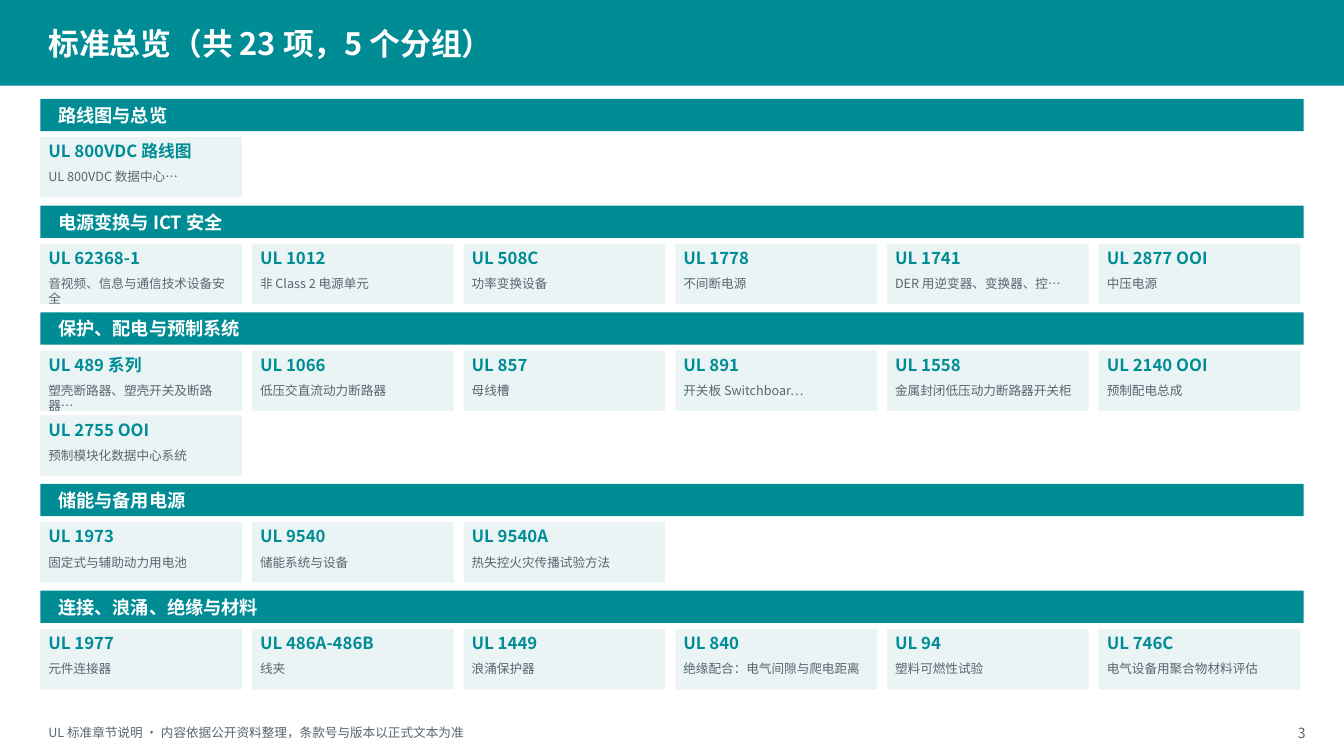
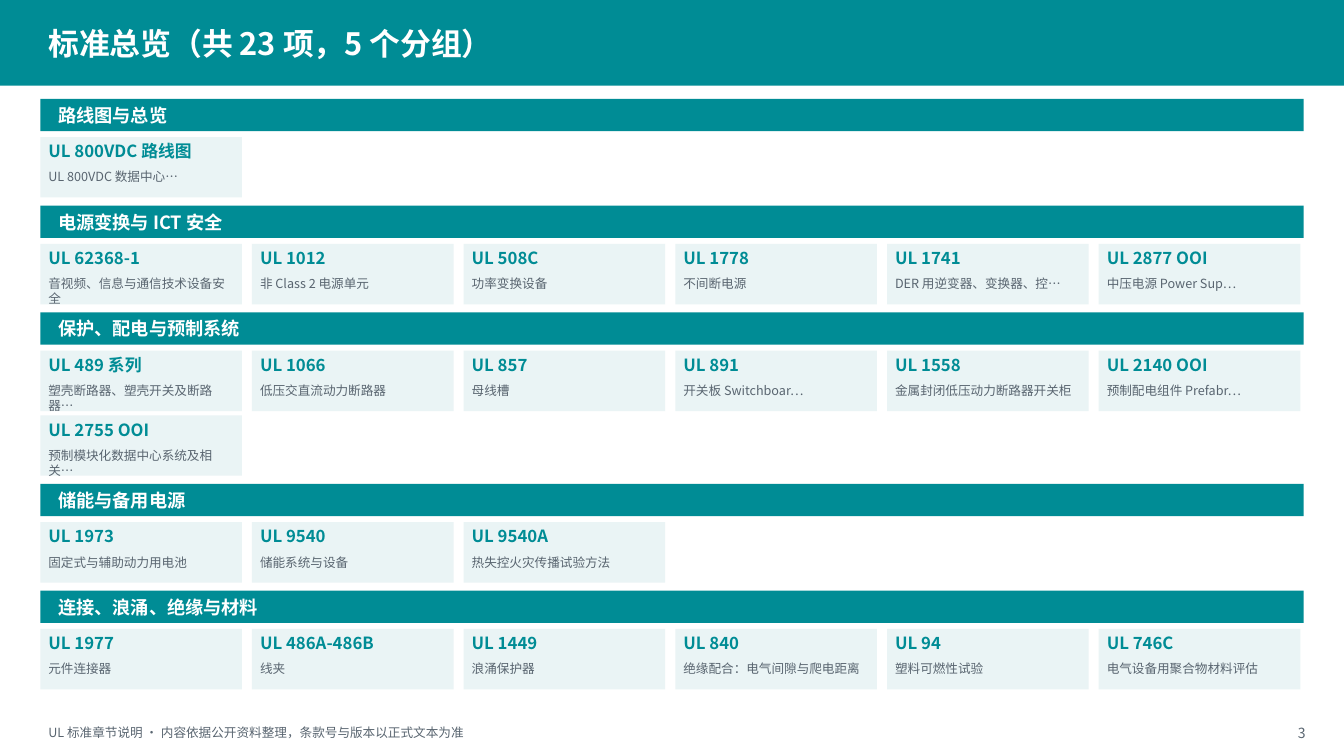
Before and after one commit to lupeisen-bit/vertiv-, a slide deck: slide 3 of ul-chapter-deck/UL标准章节内容说明.pptx. Drawn at 1344x756 pixels with LibreOffice and Linux fonts; fonts in the diff are those of the drawing. Boxes give left, top, right and bottom in pixels: in the first picture for what was removed or moved away, otherwise in the second. Text is boxed around its words. In the diff, an @@ line names an element or a change of style, - is before the commit and + after.

```diff
--- a/ul-chapter-deck/UL标准章节内容说明.pptx
+++ b/ul-chapter-deck/UL标准章节内容说明.pptx
@@ text at <box>1107,277,1236,291</box>: text changed @@
-中压电源
+中压电源 Power Sup…
@@ text at <box>1107,384,1241,396</box>: text changed @@
-预制配电总成
+预制配电组件 Prefabr…
@@ text at <box>48,449,212,476</box>: text changed @@
-预制模块化数据中心系统
+预制模块化数据中心系统及相关…
```
Also in this commit, not shown: 25 other slides changed, 2 slides added, 1 slide removed, 3 other files.
